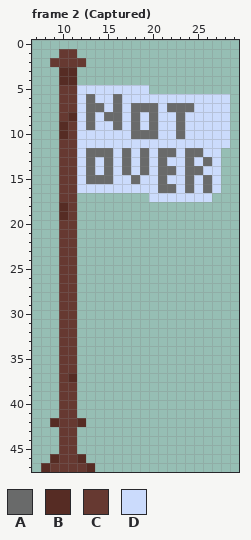
Two versions of one pixel-art file, public/buildings/CaptureZoneFlag.aseprite. That is the earlier state.
32x48 pixels, 2 frames. Shown: frame 2 (Captured): x 7..29, y 0..47.
Palette (. is transparent): A #696a6a  B #562c24  C #663931  D #cbdbfc
Pixels before, frame 2 (Captured), first column x 8:
 1 ..CC.................
 2 .CCCC................
 3 ..BB.................
 4 ..BB.................
 5 ..CCDDDDDDDD.........
 6 ..CCDADDADDDDDDDDDDDD
 7 ..CCDAADADAAADAAADDDD
 8 ..CBDADAADADADDADDDDD
 9 ..BCDADDADADADDADDDDD
10 ..BCDDDDDDAAADDADDDDD
11 ..CCDDDDDDDDDDDDDDDDD
12 ..CCDAAADADADAADAADD.
13 ..CCDADADADADADDADAD.
14 ..CCDADADADADAADAADD.
15 ..CCDAAADDADDADDADAD.
16 ..CCDDDDDDDDDAADADAD.
17 ..CC........DDDDDDD..
18 ..BC.................
19 ..BC.................
20 ..CC.................
21 ..CC.................
22 ..CC.................
23 ..CC.................
24 ..CC.................
25 ..CC.................
26 ..CC.................
27 ..CC.................
28 ..CC.................
29 ..CC.................
30 ..CC.................
31 ..CC.................
32 ..CC.................
33 ..CC.................
34 ..CC.................
35 ..CC.................
36 ..CC.................
37 ..CB.................
38 ..CC.................
39 ..CC.................
40 ..CC.................
41 ..CC.................
42 .BCCB................
43 ..CC.................
44 ..CC.................
45 ..CC.................
46 .BCCB................
47 BCCCCB...............
The result:
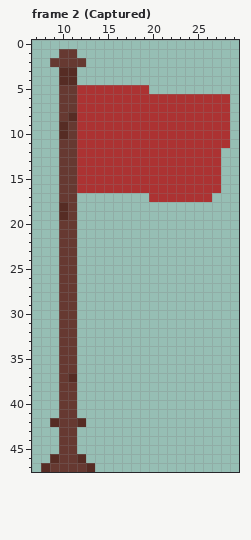
Message: building logic + order flag base
Changes in this commit:
Colour D changes from #cbdbfc to #ac3232.
Frame 2 (Captured):
The author changed colour A to colour D in row 6 at x 13 and 16; in row 7 at x 13 to 14, 16, 18 to 20 and 22 to 24; in row 8 at x 13, 15 to 16, 18, 20 and 23; in row 9 at x 13, 16, 18, 20 and 23; in row 10 at x 18 to 20 and 23; in row 12 at x 13 to 15, 17, 19, 21 to 22 and 24 to 25.
The author changed colour A to colour D in row 13 at x 13, 15, 17, 19, 21, 24 and 26; in row 14 at x 13, 15, 17, 19, 21 to 22 and 24 to 25; in row 15 at x 13 to 15, 18, 21, 24 and 26; in row 16 at x 21 to 22, 24 and 26.
